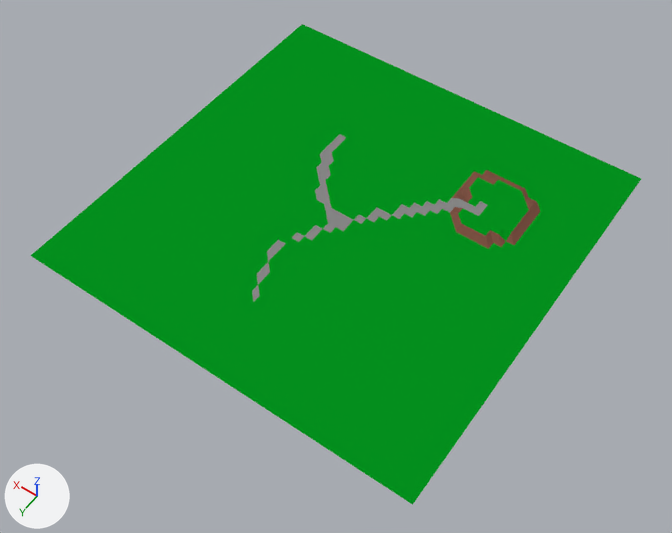
The Blender file Assets/Models/world_1_1.blend as it was, and as the next commit left it.
The view is the same before and after, from a 50 mm camera at (-119.5, 173.3, 241.0) aimed at (-4.9, 12.9, -11.1). The lights are fixed; the arrows at lower left show +X, +Y and +Z.
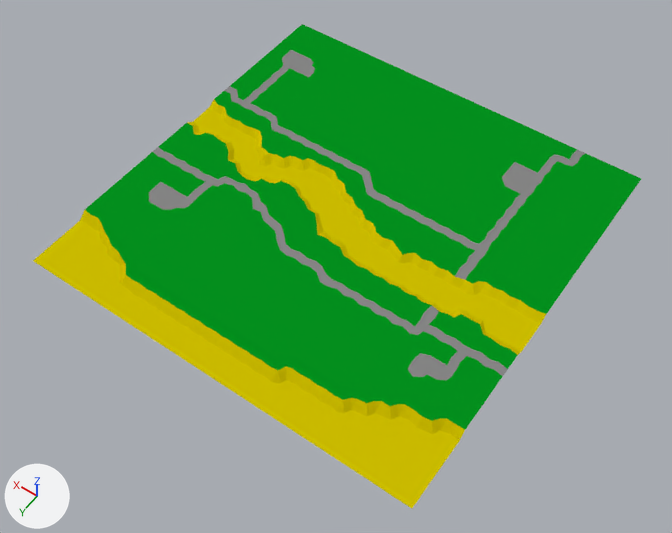
Where the newer file only moved an object's origin or applied its transform, the numbers keep the older frame.

Where the change shows, as pixel boxes [x1, y1, x2, y2] in the pictures (672 x 533 px; the box of a moved part takes in the faces that stretch with it):
```json
{"object": "Plane", "change": "reshaped", "before": [31, 24, 641, 505], "after": [33, 24, 641, 508]}
{"part": 1, "of": "me_plane", "change": "moved or reshaped", "before": [72, 82, 581, 420], "after": [74, 24, 641, 421]}
{"part": 2, "of": "me_plane", "change": "moved or reshaped", "before": [310, 57, 329, 76], "after": [310, 57, 329, 76]}
{"part": 3, "of": "me_plane", "change": "recoloured", "before": [149, 50, 577, 380], "after": [149, 50, 577, 380], "on screen": "green to grey"}
{"part": 4, "of": "me_plane", "change": "recoloured", "before": [31, 100, 546, 505], "after": [33, 100, 546, 508], "on screen": "green to yellow"}
{"part": 5, "of": "me_plane", "change": "recoloured", "before": [450, 170, 540, 247], "after": [450, 170, 540, 247], "on screen": "brown to green"}
{"part": 6, "of": "me_plane", "change": "recoloured", "before": [480, 178, 529, 249], "after": [479, 178, 527, 249]}
{"part": 7, "of": "me_plane", "change": "recoloured", "before": [252, 134, 456, 302], "after": [252, 134, 456, 302], "on screen": "grey to green"}
{"part": 8, "of": "me_plane", "change": "recoloured", "before": [315, 163, 366, 234], "after": [315, 165, 365, 236]}
```

Scene script edits in JSON lines:
```json
{"op": "add", "block": "mat_sand", "code": ["mat_sand = diffuse_material('Sand')", "mat_sand.base_color = (0.617, 0.521, 0.0)  # yellow #cebf00"]}
{"block": "me_plane", "where": "# used by ob_plane; location = (0.0, 0.0, 0.0)"}
{"op": "remove", "block": "me_plane", "code": "me_plane.from_pydata(...)  # 2401 vertices, 4608 faces; spans x -75.0..75.0, y -75.0..75.0, z 0.0..2.0"}
{"op": "add", "block": "me_plane", "code": "me_plane.from_pydata(...)  # 2487 vertices, 4608 faces, 86 loose edges; spans x -75.0..75.0, y -75.0..75.0, z -3.0..0.0"}
{"block": "me_plane", "change": "me_plane part 1: 633 vertices moved from x -75.0..75.0, y -69.0..75.0, z 0.0..2.0 to x -75.0..75.0, y -68.0..75.0, z -3.0..0.0; 4 vertices removed from x -50.0..75.0, y -72.0..53.0, z 0.0; 90 vertices added at x -75.0..75.0, y -75.0..53.0, z -3.0..0.0"}
{"block": "me_plane", "change": "me_plane part 2: 2 vertices moved from x 53.0..56.0, y -59.0..-56.0, z 0.0 to x 54.0..57.0, y -58.0..-56.0, z 0.0"}
{"block": "me_plane", "change": "me_plane part 3: 332 faces spanning x -75.0..75.0, y -69.0..41.0, z 0.0 switch from mat_grass (green #04921e) to mat_road (grey #868686)"}
{"block": "me_plane", "change": "me_plane part 4: 1000 faces spanning x -75.0..75.0, y -19.0..75.0, z -3.0..0.0 switch from mat_grass (green #04921e) to mat_sand (yellow #cebf00)"}
{"block": "me_plane", "change": "me_plane part 5: 51 faces spanning x -53.0..-25.0, y -47.0..-15.0, z 0.0 switch from mat_dirt (brown #7a5143) to mat_grass (green #04921e)"}
{"block": "me_plane", "change": "me_plane part 6: 11 faces spanning x -47.0..-34.0, y -47.0..-16.0, z 0.0 switch from mat_dirt (brown #7a5143) to mat_road (grey #868686)"}
{"block": "me_plane", "change": "me_plane part 7: 54 faces spanning x -38.0..25.0, y -31.0..47.0, z 0.0 switch from mat_road (grey #868686) to mat_grass (green #04921e)"}
{"block": "me_plane", "change": "me_plane part 8: 32 faces spanning x -6.0..22.0, y -15.0..12.0, z -2.0..0.0 switch from mat_road (grey #868686) to mat_sand (yellow #cebf00)"}
```
